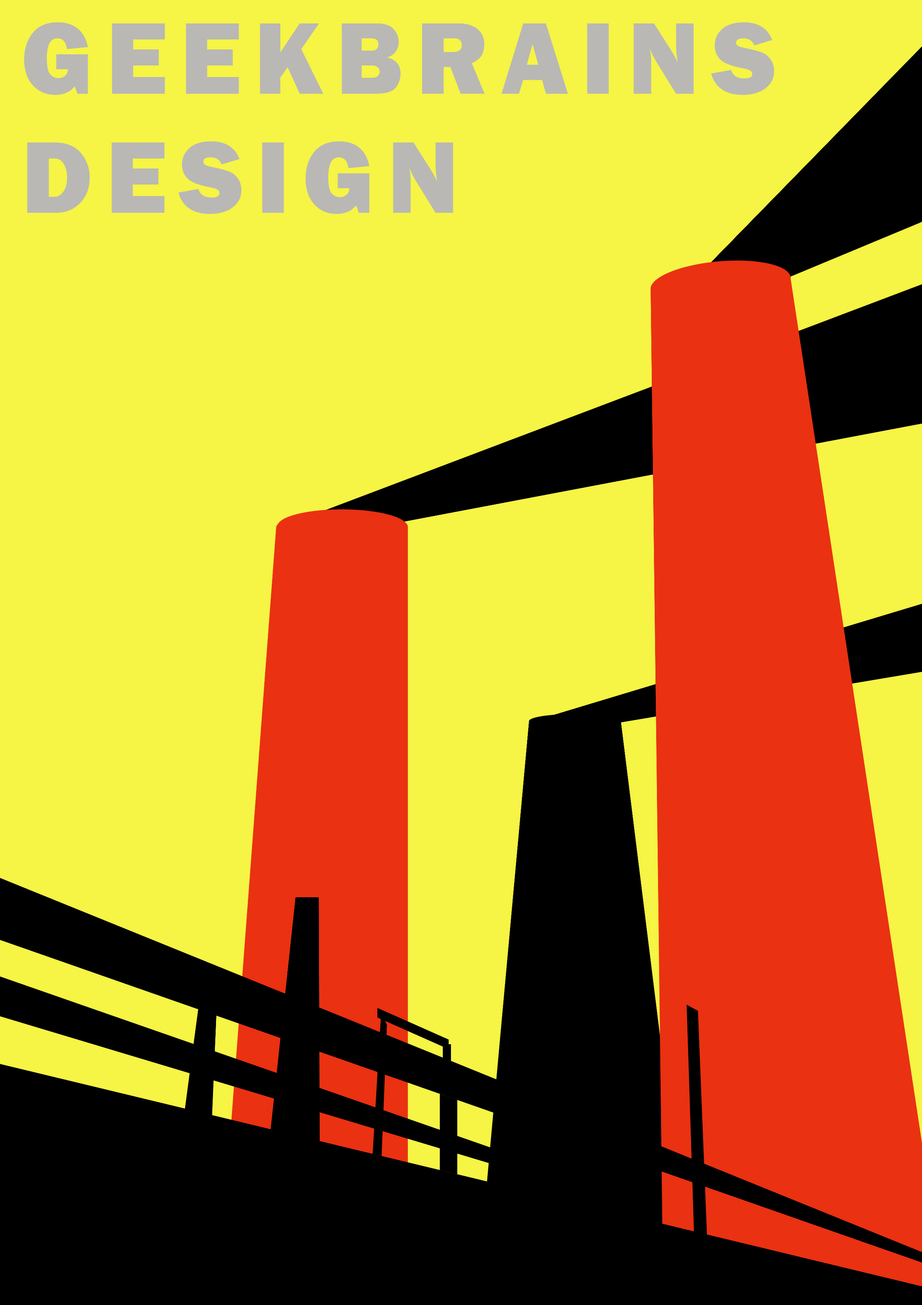
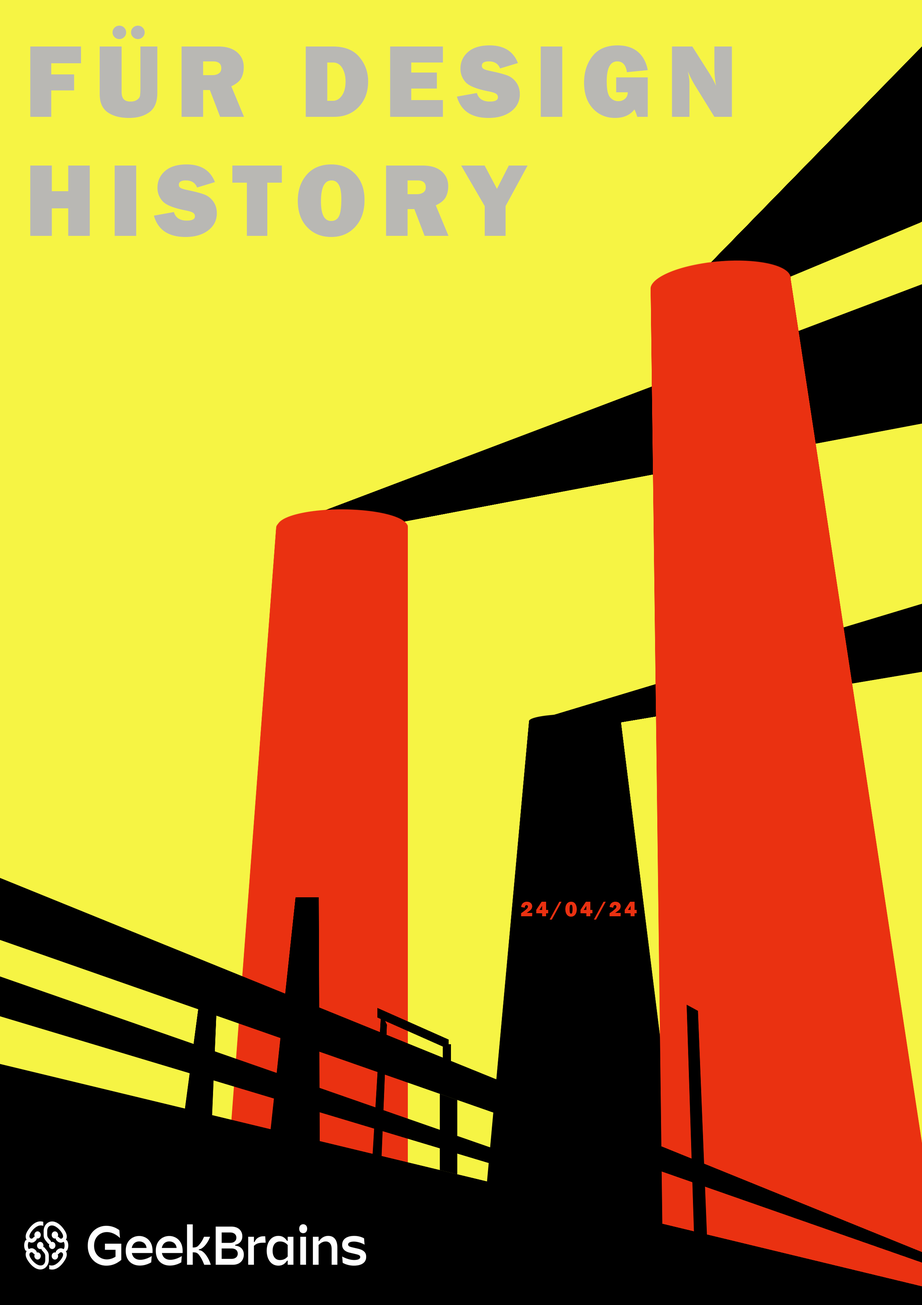
Before/after of a w=922, h=1305 layered artwork. What changed in the layer stack:
added layer "Date" above "GB" over [left=521, top=901, right=638, bottom=920]
added layer "GB" above "DesignHistory" over [left=24, top=1220, right=367, bottom=1270]
renamed "GB" to "DesignHistory", painted on it over [left=24, top=22, right=775, bottom=237]
